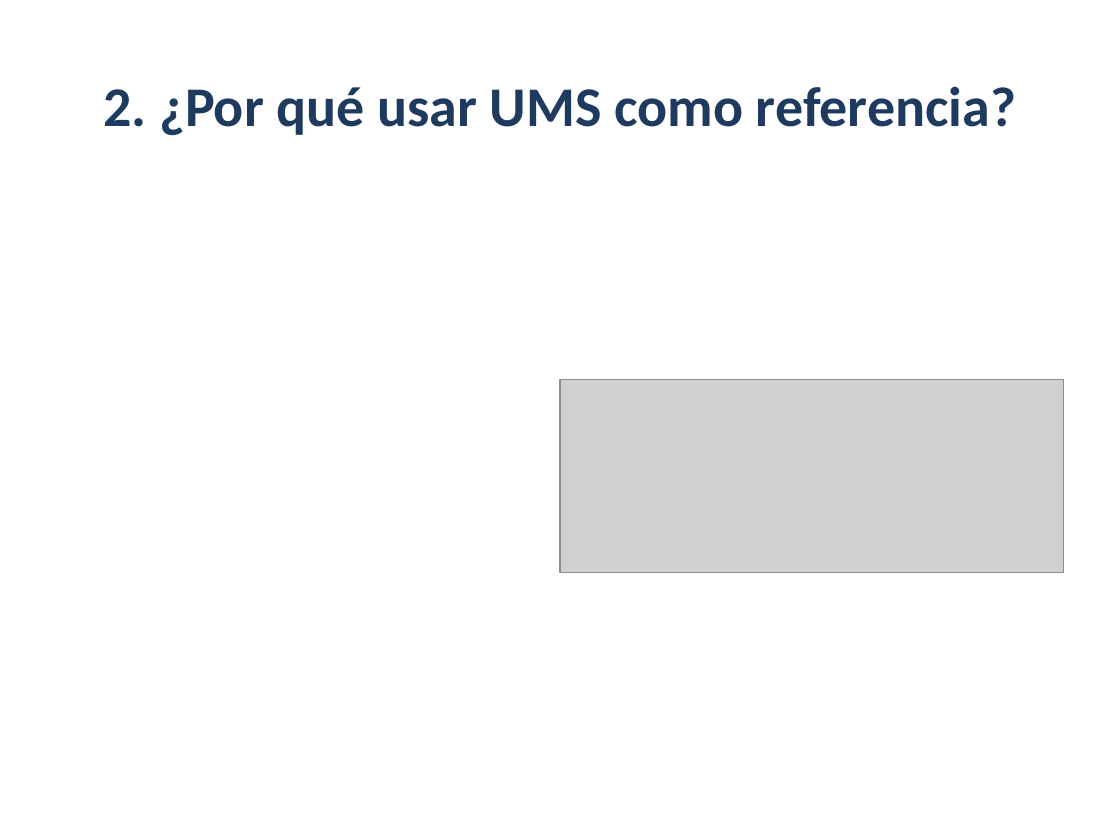
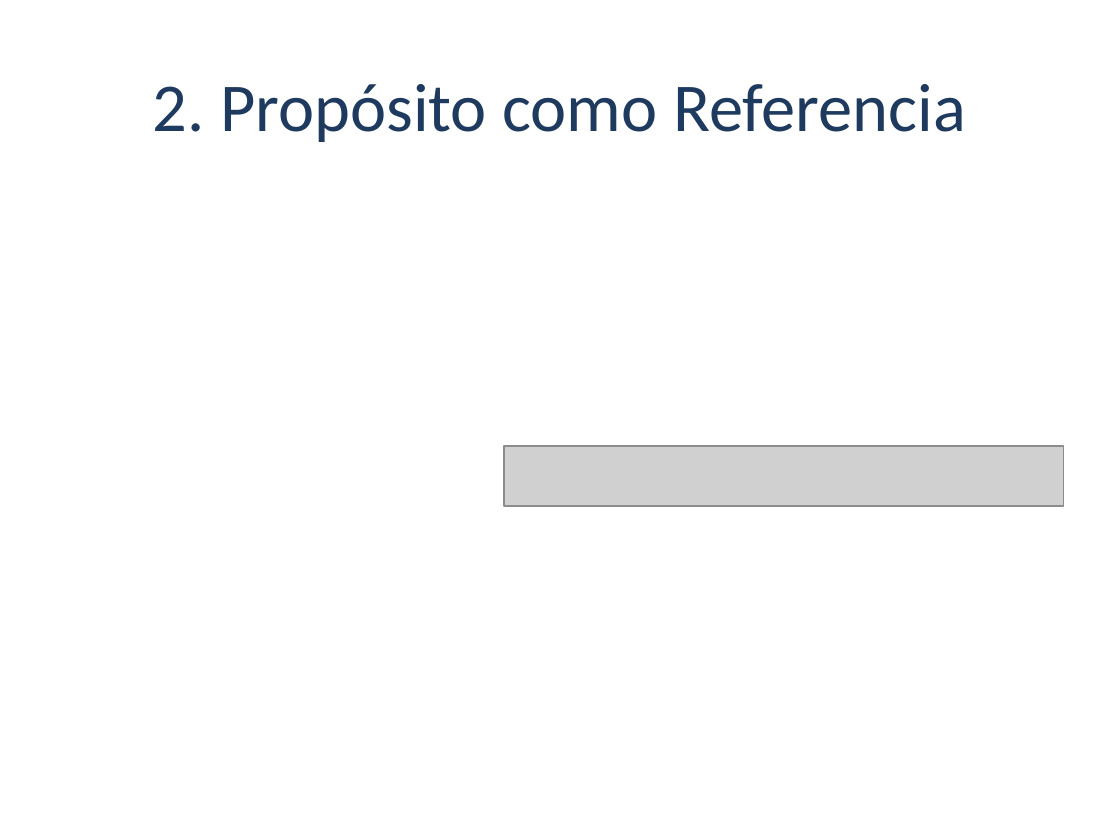
Before and after one commit to beyondnetcode/evolith_arch32, a slide deck: slide 3 of reference/governance/sdlc/assets/ums-evolith-reference-executive-deck.pptx. Drawn at 1120x840 pixels with LibreOffice and Linux fonts; fonts in the diff are those of the drawing; grey boxes stand for pictures. Boxes give left, top, right and bottom in pixels: in the first picture for what was removed or moved away, otherwise in the second. Text is boxed around its words. In the diff, an @@ line names an element or a change of style, - is before the commit and + after.

```diff
--- a/reference/governance/sdlc/assets/ums-evolith-reference-executive-deck.pptx
+++ b/reference/governance/sdlc/assets/ums-evolith-reference-executive-deck.pptx
@@ title at [153, 84, 966, 142]: text changed; size 36 to 44 pt; bold off @@
-2. ¿Por qué usar UMS como referencia?
+2. Propósito como Referencia
@@ picture: place and size @@
-picture at [560, 380, 1064, 572]
+picture at [504, 446, 1064, 506]
```
Also in this commit, not shown: 4 other slides changed, 3 slides added, 3 slides removed, 9 other files.
